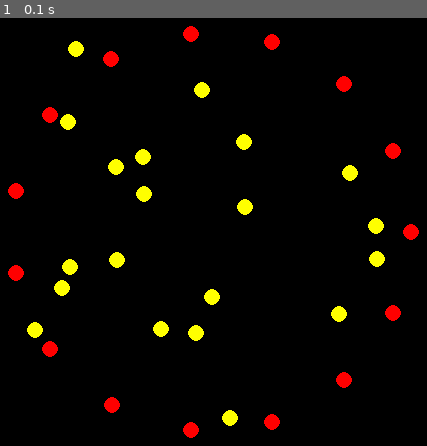
Above: before the commit, frame 1.
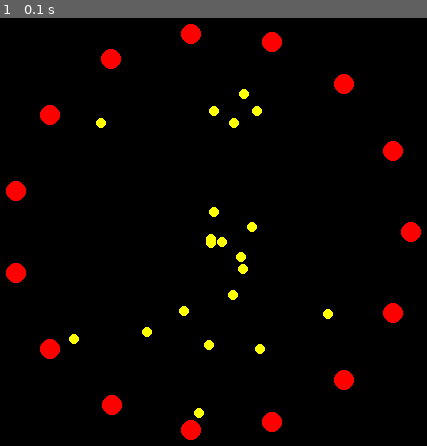
Above: after the commit, the same moment.

Repository: absima/pygame
Game: pygame game, started from trapper.py
Same seed, same stepped clock (60 frames per second), same inputs: the game is played once before the commit and once after it.
Inputs:
- Up to frame 1 (0.1 s): no input

The runs differ from the first frame. In frame 1, 3.8% of the frame differs, in the area x 1-99%, y 1-99%.

Commit message:
numpy array, parameters

Diff:
--- a/trapper.py
+++ b/trapper.py
@@ -1,7 +1,6 @@
 import pygame
 import sys
-import math
-import random
+import numpy as np
 
 pygame.init()
 
@@ -15,30 +14,45 @@
 trapped_count = 20
 trap_radius = 200
 trapped_speed = 2
-particle_size = 8
+tr_particle_size = 10
+td_particle_size = 5
 
 # Color choice
 screen_color = 'black'
 static_color = 'red'
 mobile_color = 'yellow'
 
+q_trapped = -4.8e-10 #charge
+q_trapper = 2*q_trapped
+m_trapped = 1.6e-27 * 1e-3 #mass
+
+dt = 1e-24 # time resolution
+
+
 # Canvas
 screen = pygame.display.set_mode((canvas_width, canvas_height))
 pygame.display.set_caption("Plasmatrap Simulation")
 
 # Creating the trapping (static) particles in an equidistant circular order
-static_particles = []
+pos_trapper = np.zeros((trapper_count, 2)) #infinite mass
 for i in range(trapper_count):
-    posx = canvas_width // 2 + int(trap_radius * math.cos(2 * math.pi * i / trapper_count))
-    posy = canvas_height // 2 + int(trap_radius * math.sin(2 * math.pi * i / trapper_count))
-    static_particles.append([posx,posy])
+    posx = canvas_width // 2 + int(trap_radius * np.cos(2 * np.pi * i / trapper_count))
+    posy = canvas_height // 2 + int(trap_radius * np.sin(2 * np.pi * i / trapper_count))
+    pos_trapper[i] = [posx, posy]
 
-# scattering the mobile particles within the trap in a random distance from the center
-mobile_particles = []
+    pygame.draw.circle(screen, static_color, [posx,posy], tr_particle_size) ### draw
+
+
+# initial random position of the trapped sprites
+pos_trapped = np.zeros((trapped_count, 2))
 for i in range(trapped_count):
-    posx = canvas_width // 2 + random.randint(-trap_radius, trap_radius)
-    posy = canvas_height // 2 + random.randint(-trap_radius, trap_radius)
-    mobile_particles.append([posx,posy])
+    radius_i = np.random.rand()*trap_radius
+    theta_i = np.random.rand()*2*np.pi
+    posx = canvas_width // 2 + int(radius_i * np.cos(theta_i))
+    posy = canvas_height // 2 + int(radius_i * np.sin(theta_i))
+    pos_trapped[i]=[posx,posy]
+
+mtm_trapped = np.zeros((trapped_count, 2))
 
 while True:
     for e in pygame.event.get():
@@ -46,14 +60,9 @@
             pygame.quit()
             sys.exit()
 
-    ## Drawing
-    screen.fill(screen_color)
-    for particle in static_particles:
-        pygame.draw.circle(screen, static_color, particle, particle_size)
-
-    for particle in mobile_particles:
+    for particle in pos_trapped:
         print(particle)
-        pygame.draw.circle(screen, mobile_color, particle, particle_size)
+        pygame.draw.circle(screen, mobile_color, particle.tolist(), td_particle_size)
 
     pygame.display.flip()
     pygame.time.Clock().tick(frame_rate)
